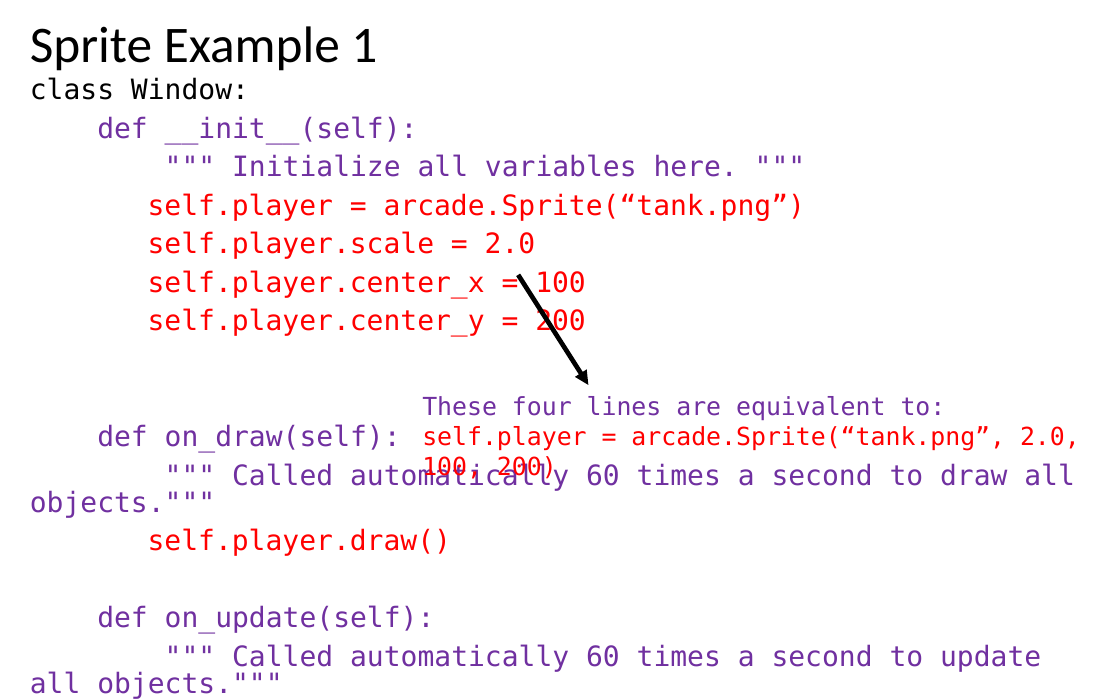
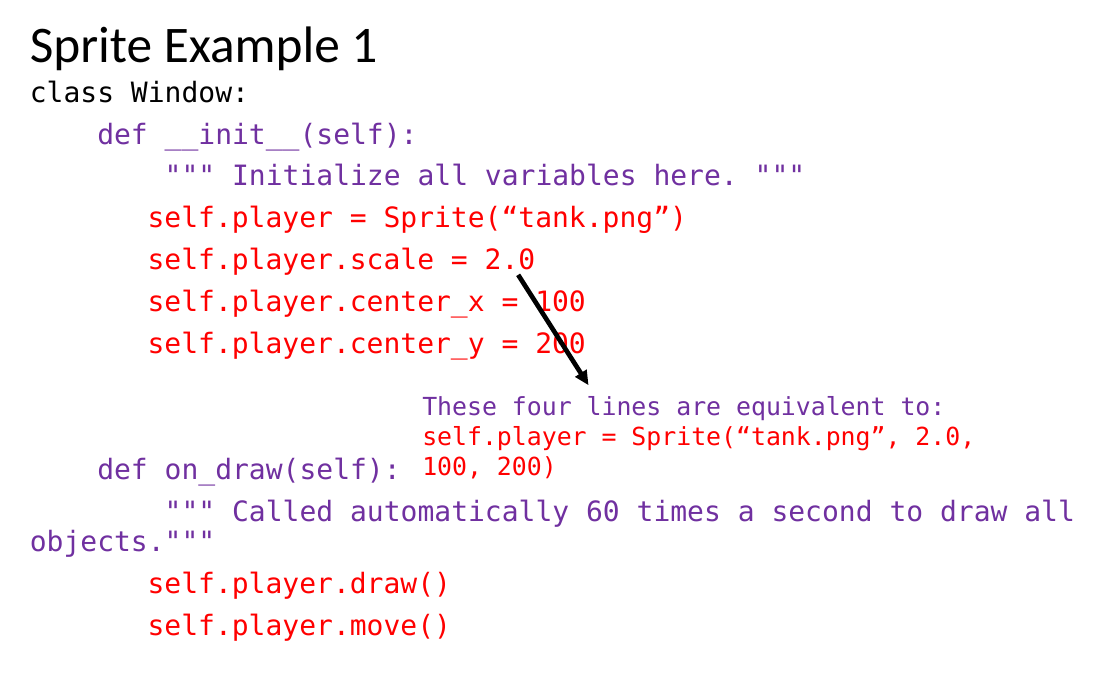
Before and after one commit to LongBaoNguyen/longbaonguyen.github.io, a slide deck: slide 13 of courses/apcsp/processing_arcade/processing3.pptx (slide 15 before the commit). Drawn at 1120x700 pixels with LibreOffice and Linux fonts; fonts in the diff are those of the drawing. Boxes give left, top, right and bottom in pixels: in the first picture for what was removed or moved away, otherwise in the second. Text is boxed around its words. In the diff, an @@ line names an element or a change of style, - is before the commit and + after.

```diff
--- a/courses/apcsp/processing_arcade/processing3.pptx
+++ b/courses/apcsp/processing_arcade/processing3.pptx
@@ text at (30,80,1075,599): line spacing 0.8 to 0.9 @@
@@ text at (148,205,687,233): text changed @@
-self.player = arcade.Sprite(“tank.png”)
+self.player = Sprite(“tank.png”)
@@ text at (422,426,975,479): text changed @@
-self.player = arcade.Sprite(“tank.png”, 2.0, 100, 200)
+self.player = Sprite(“tank.png”, 2.0, 100, 200)
@@ text at (148,613,451,641): text changed; text colour #7030A0 to #FF0000 @@
-def on_update(self):
-""" Called automatically 60 times a second to update all objects."""
+self.player.move()
```
Also in this commit, not shown: 12 other slides changed, 1 slide added, 3 slides removed, 8 other files.
